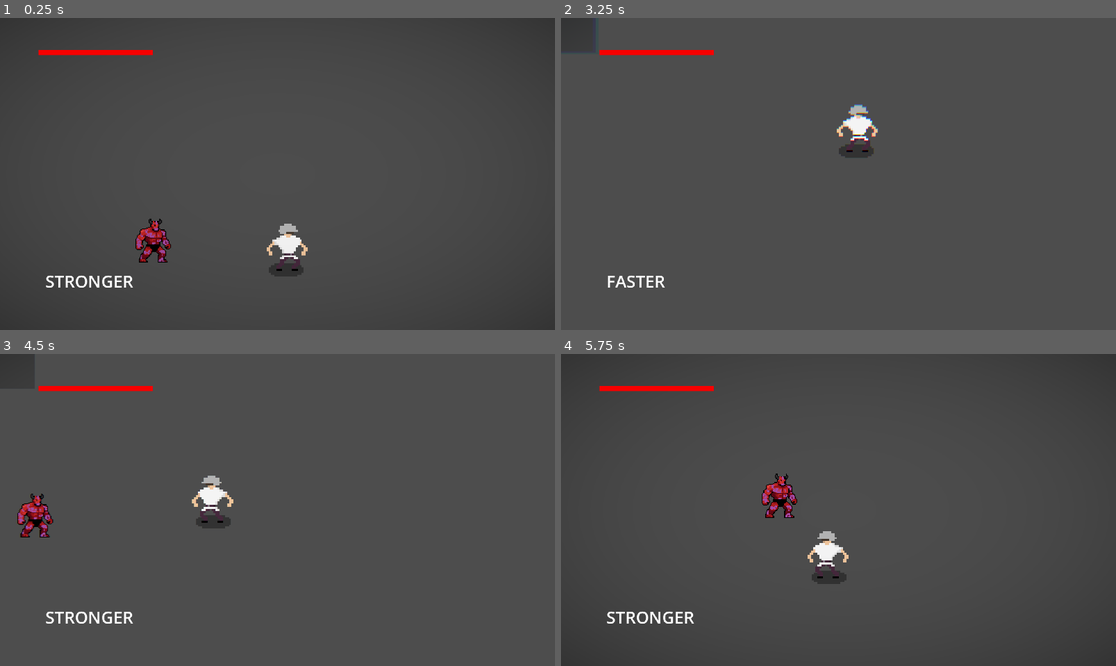
Above: before the commit, frames 1-4 (two rows, left to right).
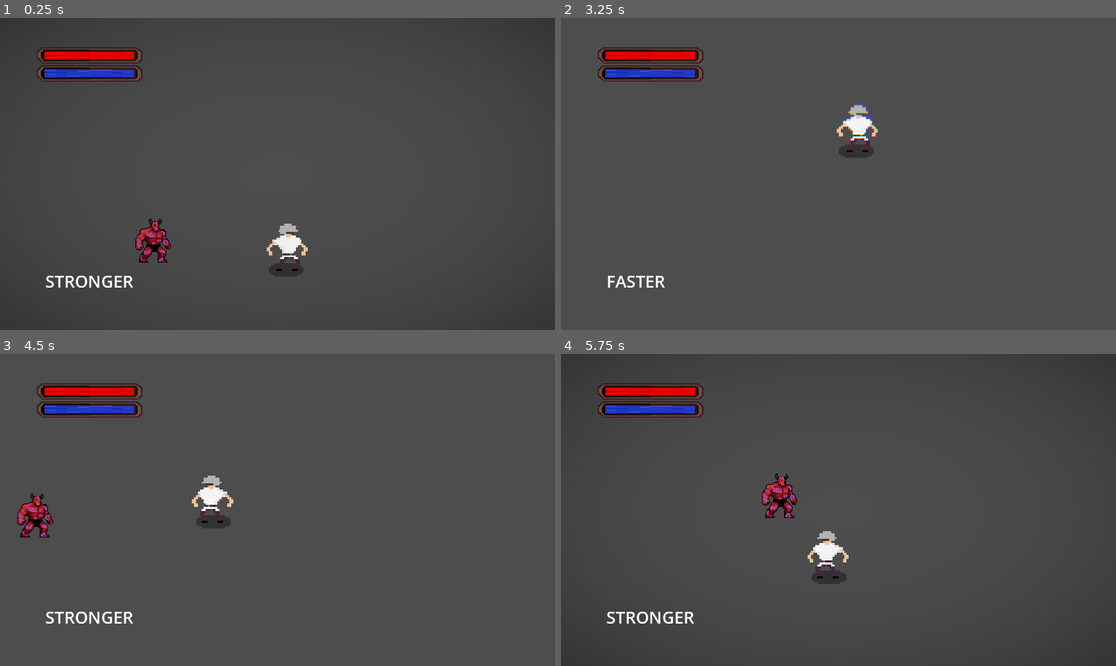
Above: after the commit, the same moments.

Repository: tonyrayf/9-GYMS-OF-INFERNO
Game: Godot game, scene res://scenes/levels/Leha'sTestLevel.tscn
The game is run twice, just before and just after one commit, with the same random seed, the same clock (stepped at 60 frames per second) and the same inputs.
Inputs (mouse positions are in pixels of both pictures, inside the frame that each line leads up to):
- Up to frame 1 (0.25 s): no input
- Up to frame 2 (3.25 s): move the mouse to (960, 158) at 0.52 s; press the mouse at (960, 158) at 0.53 s; hold D (move_right) 0.53-1.28 s; move the mouse to (727, 189) at 1.27 s; release the mouse at (727, 189) at 1.28 s; hold S (move_down) 1.28-2.03 s; tap F (mode_switch) at 1.35, 2.85 s; move the mouse to (894, 105) at 2.02 s; press the mouse at (894, 105) at 2.03 s; hold D (move_right) 2.03-2.78 s; move the mouse to (810, 236) at 2.77 s; release the mouse at (810, 236) at 2.78 s; hold W (move_up) from 2.78 s (still down)
- Up to frame 3 (4.5 s): move the mouse to (444, 556) at 3.52 s; release W (move_up) at 3.53 s; press the mouse at (444, 556) at 3.53 s; hold A (move_left) from 3.53 s (still down); move the mouse to (111, 463) at 4.27 s; release the mouse at (111, 463) at 4.28 s; tap F (mode_switch) at 4.35 s
- Up to frame 4 (5.75 s): move the mouse to (866, 510) at 5.02 s; release A (move_left) at 5.03 s; press the mouse at (866, 510) at 5.03 s; hold S (move_down) from 5.03 s (still down)

The runs differ from the first frame. In frame 1, 1.7% of the frame differs, in the area x 6-28%, y 9-21%; in frame 2, 1.8%, in the area x 0-28%, y 0-21%; in frame 3, 1.8%; in frame 4, 1.7%.

Commit message:
new sprites

Diff:
--- a/scenes/player/player.tscn
+++ b/scenes/player/player.tscn
@@ -4,8 +4,10 @@
 [ext_resource type="Texture2D" uid="uid://dfibdbujutaw4" path="res://assets/sprites/IMG_20260404_170357_013.png" id="2_lvxji"]
 [ext_resource type="Texture2D" uid="uid://djm7oui3ss80" path="res://assets/sprites/shadow.png" id="2_p47bc"]
 [ext_resource type="Material" uid="uid://brw0ci8n76jlh" path="res://shaders/faster_mat.tres" id="3_lvxji"]
-[ext_resource type="Texture2D" uid="uid://b61sp5b4b1li0" path="res://assets/sprites/Pixel.png" id="4_lvxji"]
 [ext_resource type="Material" uid="uid://cn1hggvk3yf8u" path="res://shaders/vignette.tres" id="5_75vfm"]
+[ext_resource type="Texture2D" uid="uid://dqpu0n6fhktqv" path="res://assets/sprites/шкала здоровья.png" id="6_qek5x"]
+[ext_resource type="Texture2D" uid="uid://didd2l1qiijh7" path="res://assets/sprites/шкала здоровья линия.png" id="7_5gtgg"]
+[ext_resource type="Texture2D" uid="uid://irf5hpnuv5ni" path="res://assets/sprites/шкала манылиния.png" id="8_h17s1"]
 
 [sub_resource type="CircleShape2D" id="CircleShape2D_g2els"]
 radius = 45.01111
@@ -40,29 +42,13 @@
 offset_right = 1937.0
 offset_bottom = 1097.0
 
-[node name="BackBufferCopy" type="BackBufferCopy" parent="CanvasLayer" unique_id=2009732532]
-position = Vector2(950.5, 523)
-scale = Vector2(10.505, 6.23)
-
 [node name="ColorRect_Faster" type="ColorRect" parent="CanvasLayer" unique_id=433167855]
 visible = false
 material = ExtResource("3_lvxji")
 offset_right = 1937.0
 offset_bottom = 1097.0
 
-[node name="TextureProgressBar" type="TextureProgressBar" parent="CanvasLayer" unique_id=728120266]
-offset_left = 133.0
-offset_top = 110.0
-offset_right = 528.0
-offset_bottom = 129.0
-max_value = 1.0
-step = 0.01
-value = 1.0
-nine_patch_stretch = true
-texture_under = ExtResource("4_lvxji")
-texture_progress = ExtResource("4_lvxji")
-tint_under = Color(0.7756207, 0.29858285, 0.9748538, 1)
-tint_progress = Color(0.96862745, 0, 0, 1)
+[node name="Sprite2D" type="Sprite2D" parent="CanvasLayer" unique_id=1387557800]
 
 [node name="Style" type="Label" parent="CanvasLayer" unique_id=977114152]
 offset_left = 157.0
@@ -71,3 +57,40 @@
 offset_bottom = 950.0
 text = "STRONGER"
 label_settings = SubResource("LabelSettings_gmlin")
+
+[node name="ШкалаЗдоровья" type="Sprite2D" parent="CanvasLayer" unique_id=1137647940]
+position = Vector2(310, 129.495)
+scale = Vector2(3.4374986, 3.4374986)
+texture = ExtResource("6_qek5x")
+
+[node name="ШкалаЗдоровья2" type="Sprite2D" parent="CanvasLayer" unique_id=167393719]
+position = Vector2(310, 192.595)
+scale = Vector2(3.4374986, 3.4374986)
+texture = ExtResource("6_qek5x")
+
+[node name="TextureProgressBar" type="TextureProgressBar" parent="CanvasLayer" unique_id=728120266]
+offset_left = 155.0
+offset_top = 115.555
+offset_right = 464.0
+offset_bottom = 142.55475
+max_value = 1.0
+step = 0.01
+value = 1.0
+nine_patch_stretch = true
+texture_under = ExtResource("6_qek5x")
+texture_progress = ExtResource("7_5gtgg")
+tint_under = Color(0.7756207, 0.29858285, 0.9748538, 1)
+tint_progress = Color(0.96862745, 0, 0, 1)
+
+[node name="TextureProgressBar2" type="TextureProgressBar" parent="CanvasLayer" unique_id=558900916]
+offset_left = 155.0
+offset_top = 179.0
+offset_right = 464.0
+offset_bottom = 205.99976
+max_value = 1.0
+step = 0.01
+value = 1.0
+nine_patch_stretch = true
+texture_progress = ExtResource("8_h17s1")
+tint_under = Color(0.7756207, 0.29858285, 0.9748538, 1)
+tint_progress = Color(0.6370646, 0.784852, 0.96493226, 1)
Binary file added: assets/sprites/skufich.png
Not shown, added: assets/sprites/skufich.png.import
Binary file added: assets/sprites/шкала здоровья линия.png
Not shown, added: assets/sprites/шкала здоровья линия.png.import
Binary file added: assets/sprites/шкала здоровья.png
Not shown, added: assets/sprites/шкала здоровья.png.import
Binary file added: assets/sprites/шкала манылиния.png
Not shown, added: assets/sprites/шкала манылиния.png.import
